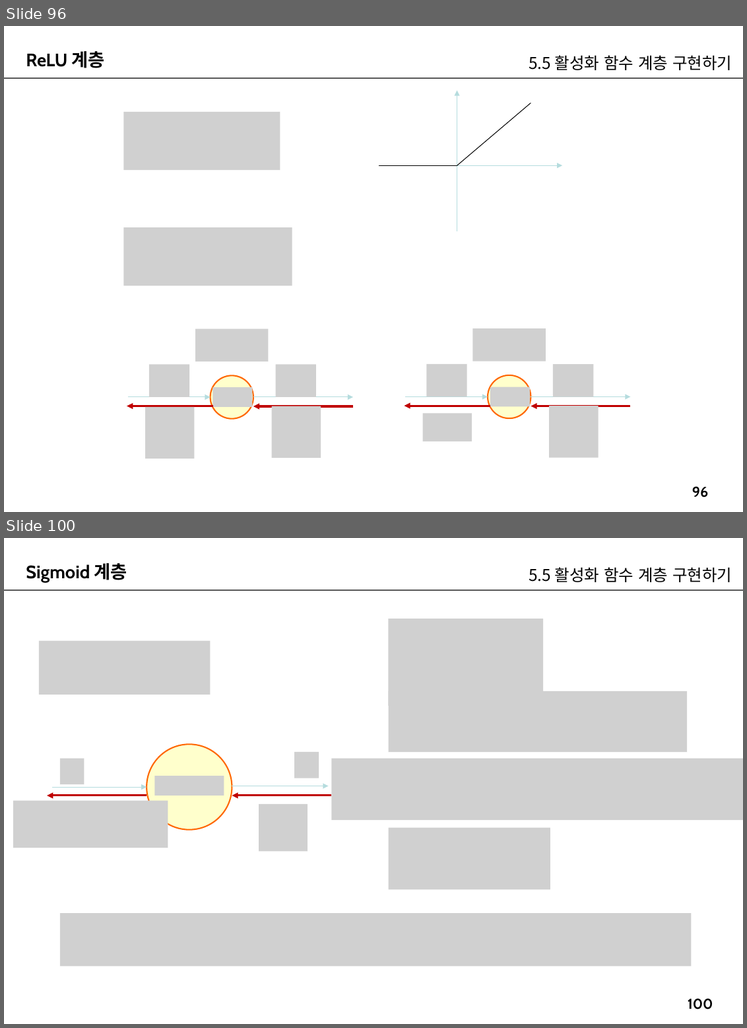
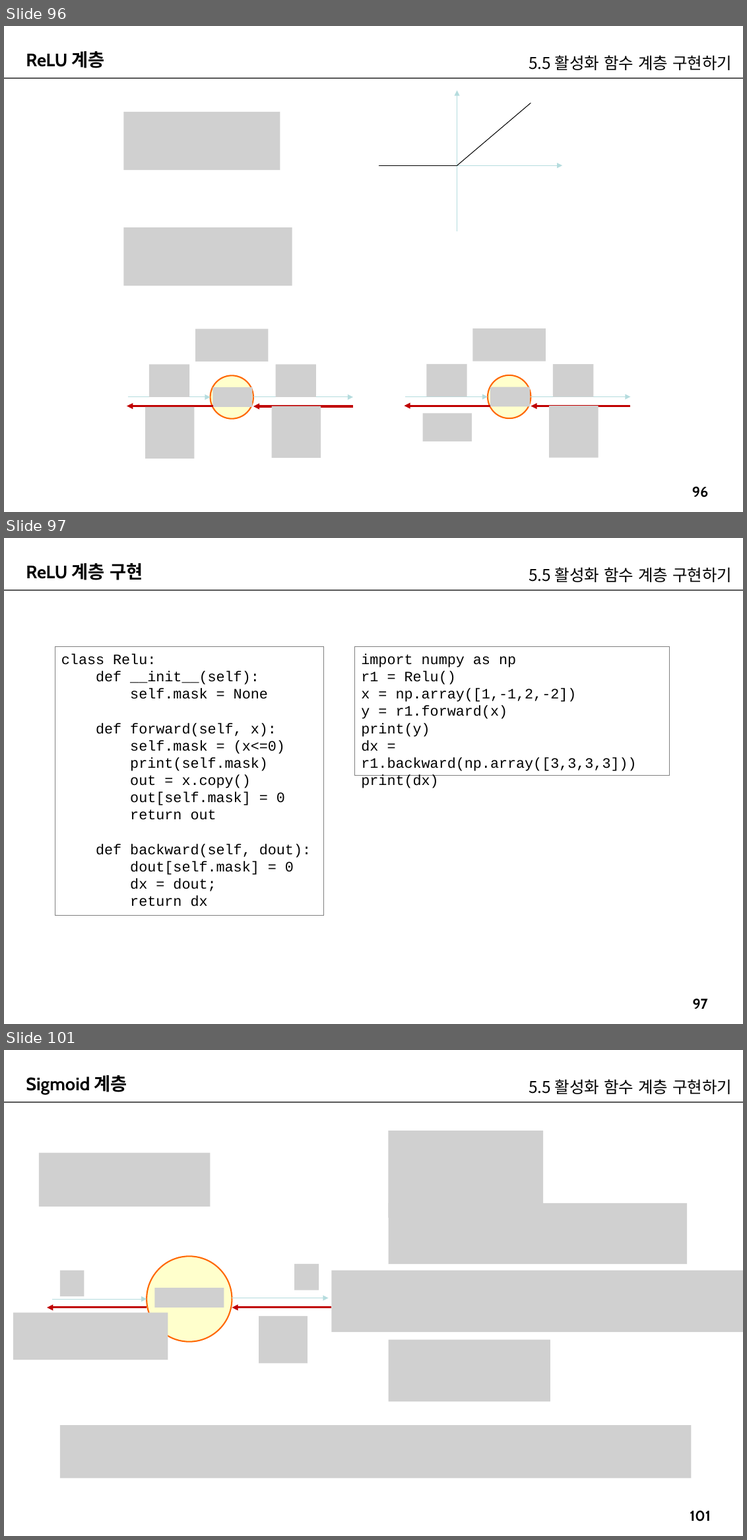
Before and after one commit to imguru-mooc/AI_Basic, a slide deck: 인공지능_2(판서).pptx. Shown one above the other, each under a label of ours: slides 96 and 100 before the commit, slides 96, 97 and 101 after it; the slides between them are not shown. The pictures are 747x1028 and 747x1540 pixels, drawn with LibreOffice and Linux fonts; fonts in the diff are those of the drawing; grey boxes stand for pictures. Boxes give left, top, right and bottom in pixels: in the first picture for what was removed or moved away, otherwise in the second. Text is boxed around its words. In the diff, an @@ line names an element or a change of style, - is before the commit and + after.

```diff
--- a/인공지능_2(판서).pptx
+++ b/인공지능_2(판서).pptx
@@ slide 97 added at box(4, 538, 743, 1024), background #FFFFFF; not listed: 2 template elements that a slide beside it also shows @@
@@ text added at box(26, 563, 143, 580), 20 pt, text #000000, bold @@
+ReLU 계층 구현
@@ text added at box(529, 567, 732, 582), 18 pt, text #000000 @@
+5.5 활성화 함수 계층 구현하기
@@ rectangle added at box(55, 647, 323, 915), outline #808080 0.75 pt, 16 pt, text #000000 @@
+class Relu:
+def __init__(self):
+self.mask = None
+def forward(self, x):
+self.mask = (x<=0)
+print(self.mask)
+out = x.copy()
+out[self.mask] = 0
+return out
+def backward(self, dout):
+dout[self.mask] = 0
+dx = dout;
+return dx
@@ rectangle added at box(355, 647, 670, 776), outline #808080 0.75 pt, 16 pt, text #000000 @@
+import numpy as np
+r1 = Relu()
+x = np.array([1,-1,2,-2])
+y = r1.forward(x)
+print(y)
+dx = r1.backward(np.array([3,3,3,3]))
+print(dx)
@@ what was slide 100 is now slide 101 @@
@@ page number at box(690, 1510, 710, 1521): text changed @@
-100
+101
```
Also in this commit, not shown: 5 slides changed, 41 other slides added.
